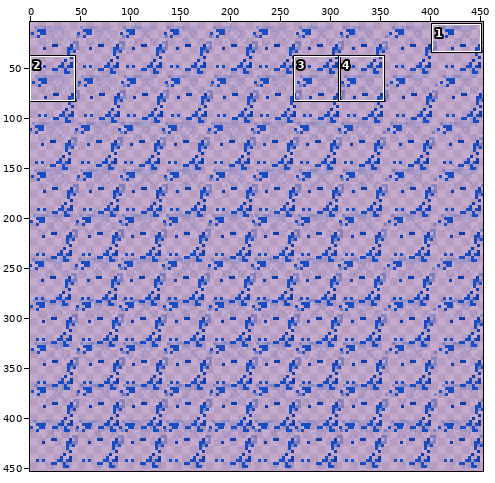
Edited in one commit: sprite sheet (assets/Sprites/Effects/AoEEffectBIG/AoEEffectBIG6.png). Above: a wide view before the commit, with the close-up outlined.
Close-up. As it was:
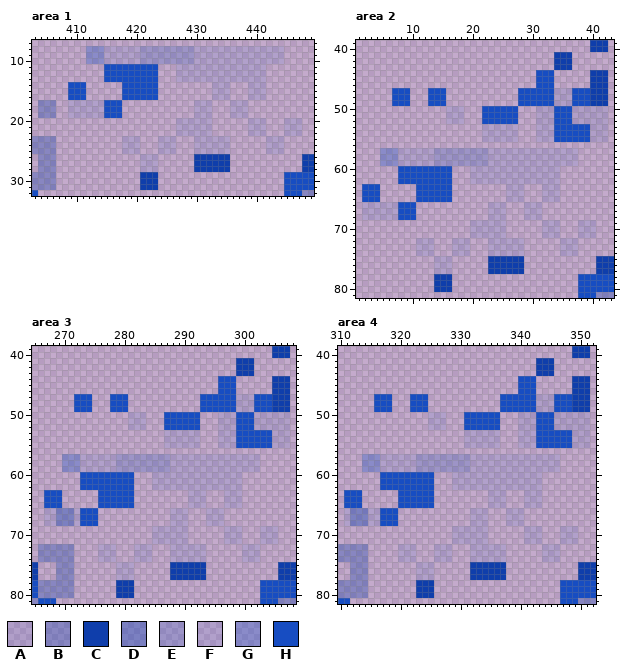
The file is 453x453 pixels. Pixels under 10% opacity are left out. Colours within 5 levels of each other are drawn and written as one. Shown: area 1: x 403..449, y 7..32; area 2: x 1..43, y 39..81; area 3: x 265..308, y 39..81; area 4: x 310..352, y 39..81. The wide view leaves out empty margins. The commit also changed other parts of the picture, which this record leaves out.
Palette (. is transparent): A #0f3eab1c  B #0f3eab55  C #0f3eab  D #1142b168  E #1345b638  F #174dc21c  G #174dc255  H #174dc2
The result:
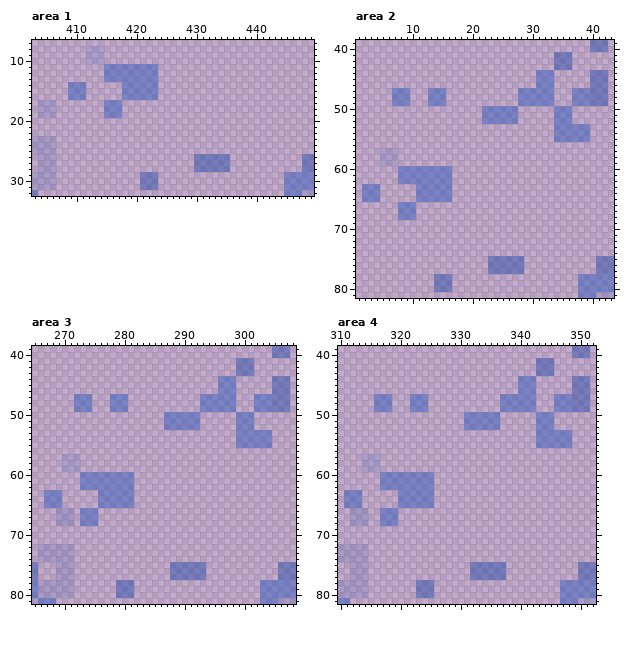
Changes in this commit:
colour B: #0f3eab55 -> #0f3eab25
colour C: #0f3eab -> #0f3eab6f
colour D: #1142b168 -> #1142b12d
colour G: #174dc255 -> #174dc225
colour H: #174dc2 -> #174dc26f
Area 1:
y 8..10: x 415..444 FFFFFFEEEEEEEEEFFFFFFFFFFFFFFF -> ..............................
y 11..13: x 427..441 FFFFFFFFFFFFFFF -> ...............
y 14..16: x 433..435 FFF -> ...; x 439..441 FFF -> ...
y 17..19: x 409..414 FFFFFF -> ......; x 430..432 FFF -> ...; x 436..438 FFF -> ...
y 20..22: x 427..432 FFFFFF -> ......; x 439..441 FFF -> ...; x 445..447 FFF -> ...
y 23..25: x 418..420 FFF -> ...; x 424..426 FFF -> ...; x 430..435 FFFFFF -> ......; x 442..444 FFF -> ...
y 26..28: x 421..423 FFF -> ...
Area 2:
y 47..49: x 34..36 AAA -> ...
y 50..52: x 16..18 FFF -> ...; x 31..33 AAA -> ...; x 37..42 AAAAAA -> ......
y 53..55: x 22..27 FFFFFF -> ......; x 31..33 FFF -> ...; x 40..42 AAA -> ...
y 57..59: x 8..37 FFFFFFEEEEEEEEEFFFFFFFFFFFFFFF -> ..............................
y 60..62: x 20..34 FFFFFFFFFFFFFFF -> ...............
y 63..65: x 26..28 FFF -> ...; x 32..34 FFF -> ...
y 66..68: x 2..7 FFFFFF -> ......; x 23..25 FFF -> ...; x 29..31 FFF -> ...
y 69..71: x 20..25 FFFFFF -> ......; x 32..34 FFF -> ...; x 38..40 FFF -> ...
y 72..74: x 11..13 FFF -> ...; x 17..19 FFF -> ...; x 23..28 FFFFFF -> ......; x 35..37 FFF -> ...
y 75..77: x 14..16 FFF -> ...
Area 3:
y 47..49: x 299..301 AAA -> ...
y 50..52: x 281..283 FFF -> ...; x 296..298 AAA -> ...; x 302..307 AAAAAA -> ......
y 53..55: x 287..292 FFFFFF -> ......; x 296..298 FFF -> ...; x 305..307 AAA -> ...
y 57..59: x 273..302 FFFFFFEEEEEEEEEFFFFFFFFFFFFFFF -> ..............................
y 60..62: x 285..299 FFFFFFFFFFFFFFF -> ...............
y 63..65: x 291..293 FFF -> ...; x 297..299 FFF -> ...
y 66..68: x 267..268 FF -> ..; x 272 F -> .; x 288..290 FFF -> ...; x 294..296 FFF -> ...
y 69..71: x 285..290 FFFFFF -> ......; x 297..299 FFF -> ...; x 303..305 FFF -> ...
y 72..74: x 276..278 FFF -> ...; x 282..284 FFF -> ...; x 288..293 FFFFFF -> ......; x 300..302 FFF -> ...
y 75..77: x 279..281 FFF -> ...
Area 4:
y 47..49: x 343..345 AAA -> ...
y 50..52: x 325..327 FFF -> ...; x 340..342 AAA -> ...; x 346..351 AAAAAA -> ......
y 53..55: x 331..336 FFFFFF -> ......; x 340..342 FFF -> ...; x 349..351 AAA -> ...
y 57..59: x 317..346 FFFFFFEEEEEEEEEFFFFFFFFFFFFFFF -> ..............................
y 60..62: x 329..343 FFFFFFFFFFFFFFF -> ...............
y 63..65: x 335..337 FFF -> ...; x 341..343 FFF -> ...
y 66..68: x 311 F -> .; x 315..316 FF -> ..; x 332..334 FFF -> ...; x 338..340 FFF -> ...
y 69..71: x 329..334 FFFFFF -> ......; x 341..343 FFF -> ...; x 347..349 FFF -> ...
y 72..74: x 320..322 FFF -> ...; x 326..328 FFF -> ...; x 332..337 FFFFFF -> ......; x 344..346 FFF -> ...
y 75..77: x 323..325 FFF -> ...
